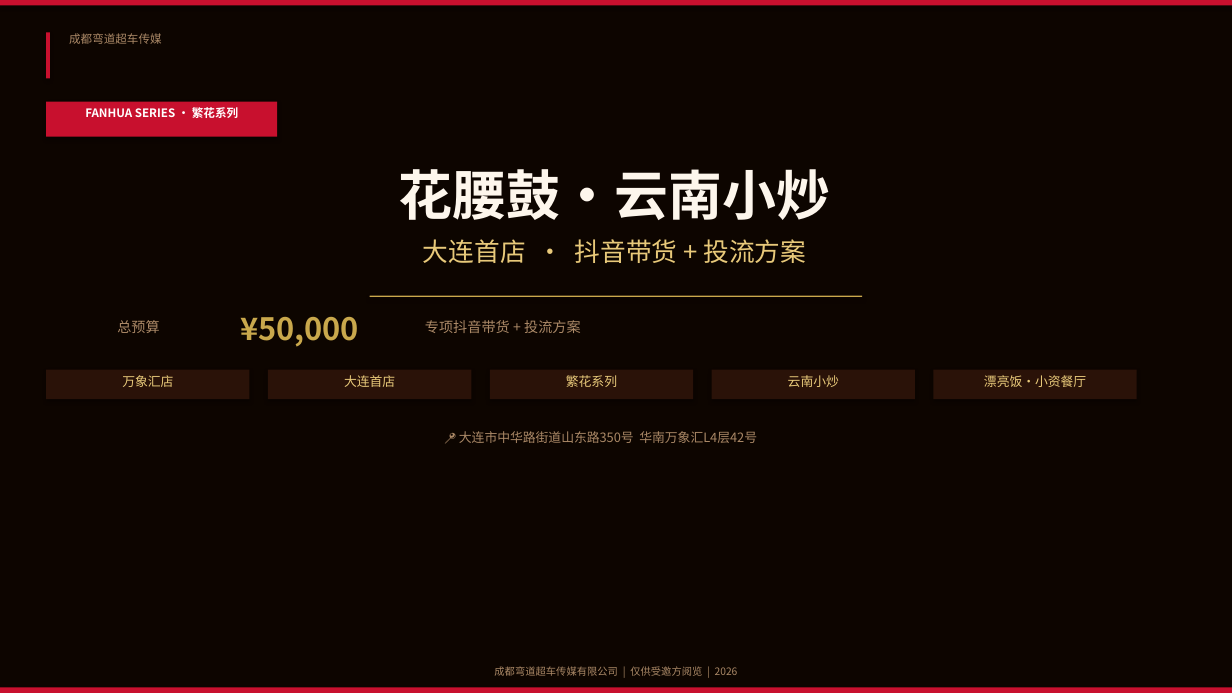
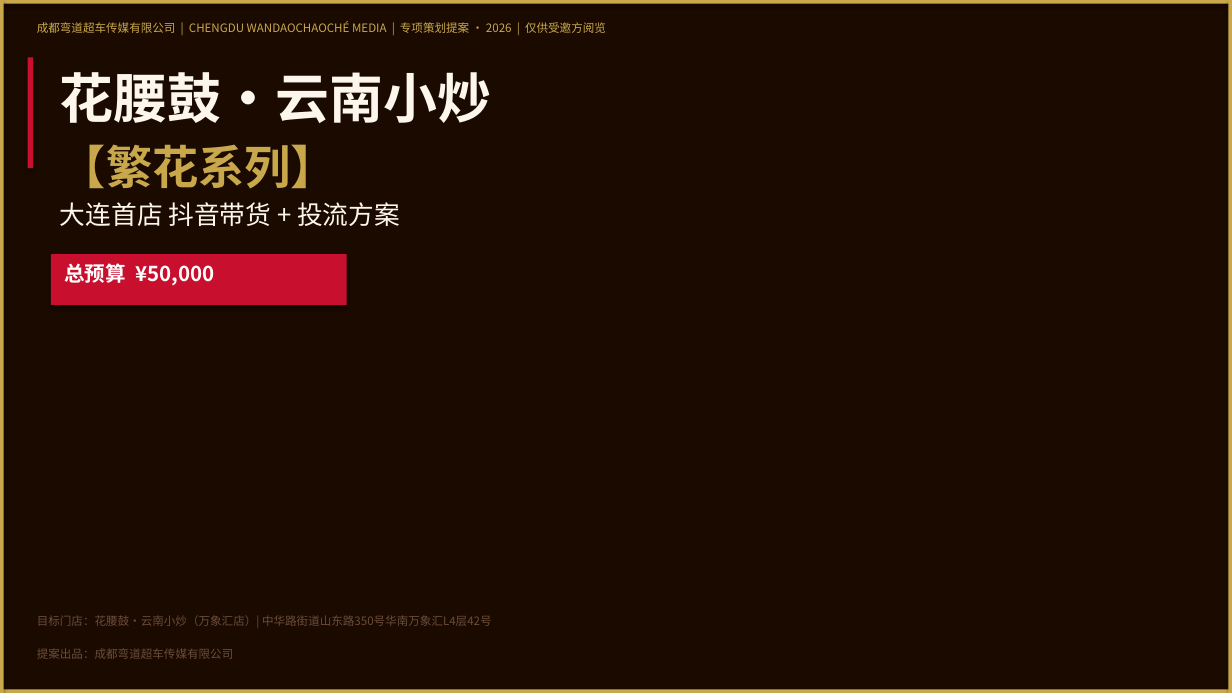
Before and after one commit to zhuoyihang/huayaogu-dalian, a slide deck: slide 1 of 花腰鼓大连首店抖音投流方案.pptx. Drawn at 1232x693 pixels with LibreOffice and Linux fonts; fonts in the diff are those of the drawing. Boxes give left, top, right and bottom in pixels: in the first picture for what was removed or moved away, otherwise in the second. Text is boxed around its words. In the diff, an @@ line names an element or a change of style, - is before the commit and + after.

```diff
--- a/花腰鼓大连首店抖音投流方案.pptx
+++ b/花腰鼓大连首店抖音投流方案.pptx
@@ background #FFFFFF to #1A0A00 @@
@@ rectangle resized from (x1=0, y1=0, x2=1232, y2=693) to (x1=0, y1=0, x2=1232, y2=4) @@
@@ rectangle at (x1=0, y1=0, x2=1232, y2=4): fill #0D0500 to #C9A84C @@
@@ rectangle added at (x1=0, y1=0, x2=4, y2=693), fill #C9A84C @@
@@ text at (x1=37, y1=21, x2=606, y2=33): text changed; size 8 to 9 pt; text colour #AA8866 to #C9A84C @@
-成都弯道超车传媒有限公司 | 仅供受邀方阅览 | 2026
+成都弯道超车传媒有限公司 | CHENGDU WANDAOCHAOCHÉ MEDIA | 专项策划提案 · 2026 | 仅供受邀方阅览
@@ rectangle added at (x1=1228, y1=0, x2=1232, y2=693), fill #C9A84C @@
@@ rectangle resized from (x1=46, y1=32, x2=50, y2=79) to (x1=28, y1=57, x2=33, y2=168) @@
@@ text "花腰鼓·云南小炒" moved from (x1=399, y1=169, x2=830, y2=220) to (x1=60, y1=72, x2=491, y2=123) @@
@@ text "花腰鼓·云南小炒" at (x1=60, y1=72, x2=491, y2=123): alignment centre to left @@
@@ rectangle removed at (x1=46, y1=102, x2=277, y2=137) @@
@@ text removed at (x1=85, y1=107, x2=238, y2=118) @@
-FANHUA SERIES · 繁花系列
@@ text at (x1=60, y1=144, x2=337, y2=189): text changed; size 10 to 36 pt; text colour #E8C97A to #C9A84C; bold on @@
-繁花系列
+【繁花系列】
@@ text at (x1=60, y1=202, x2=400, y2=226): text changed; text colour #E8C97A to #FDF6EC @@
-大连首店 · 抖音带货 + 投流方案
+大连首店 抖音带货 + 投流方案
@@ rectangle added at (x1=51, y1=254, x2=347, y2=305), fill #C8102E @@
@@ text at (x1=65, y1=263, x2=214, y2=285): text changed; size 24 to 16 pt; text colour #C9A84C to #FFFFFF @@
-¥50,000
+总预算 ¥50,000
@@ rectangle removed at (x1=370, y1=296, x2=862, y2=297) @@
@@ text removed at (x1=117, y1=320, x2=159, y2=333) @@
-总预算
@@ text removed at (x1=425, y1=320, x2=581, y2=333) @@
-专项抖音带货 + 投流方案
@@ rectangle removed at (x1=46, y1=370, x2=250, y2=399) @@
@@ text removed at (x1=122, y1=375, x2=173, y2=387) @@
-万象汇店
@@ rectangle removed at (x1=268, y1=370, x2=471, y2=399) @@
@@ text removed at (x1=344, y1=375, x2=395, y2=387) @@
-大连首店
@@ rectangle removed at (x1=490, y1=370, x2=693, y2=399) @@
@@ rectangle removed at (x1=712, y1=370, x2=915, y2=399) @@
@@ text removed at (x1=788, y1=375, x2=839, y2=387) @@
-云南小炒
@@ rectangle removed at (x1=933, y1=370, x2=1137, y2=399) @@
@@ text removed at (x1=984, y1=375, x2=1086, y2=387) @@
-漂亮饭·小资餐厅
@@ text removed at (x1=459, y1=431, x2=757, y2=443) @@
-📍 大连市中华路街道山东路350号 华南万象汇L4层42号
@@ text added at (x1=37, y1=615, x2=492, y2=628), 9 pt, text #6B4C3A @@
+目标门店：花腰鼓·云南小炒（万象汇店）| 中华路街道山东路350号华南万象汇L4层42号
@@ text at (x1=37, y1=648, x2=234, y2=659): text changed; text colour #AA8866 to #6B4C3A @@
-成都弯道超车传媒
+提案出品：成都弯道超车传媒有限公司
@@ rectangle moved from (x1=0, y1=0, x2=1232, y2=6) to (x1=0, y1=689, x2=1232, y2=693) @@
@@ rectangle at (x1=0, y1=689, x2=1232, y2=693): fill #C8102E to #C9A84C @@
@@ rectangle removed at (x1=0, y1=688, x2=1232, y2=693) @@
```
Also in this commit, not shown: 2 other slides changed, 7 slides added, 6 slides removed.
